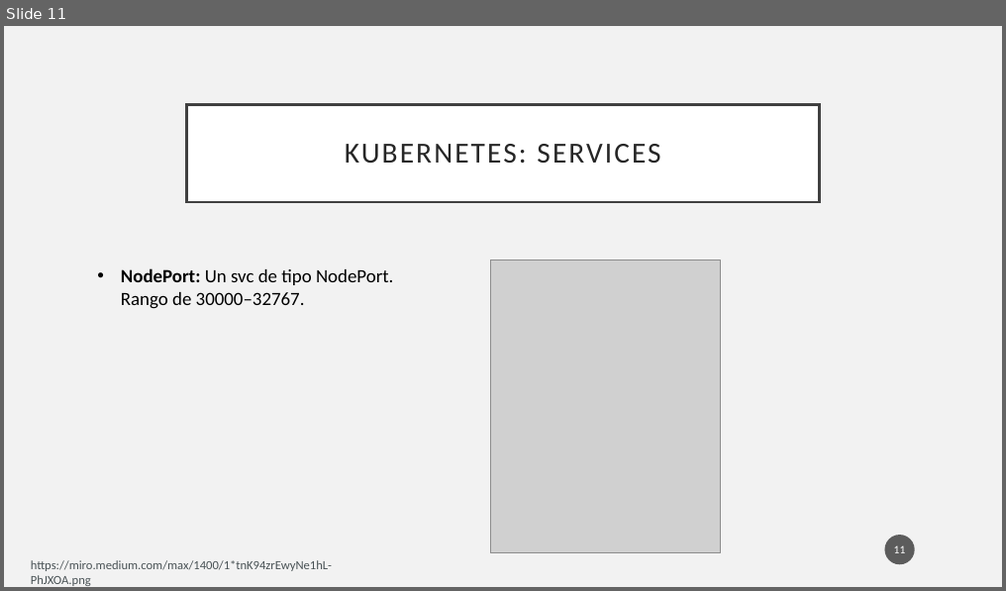
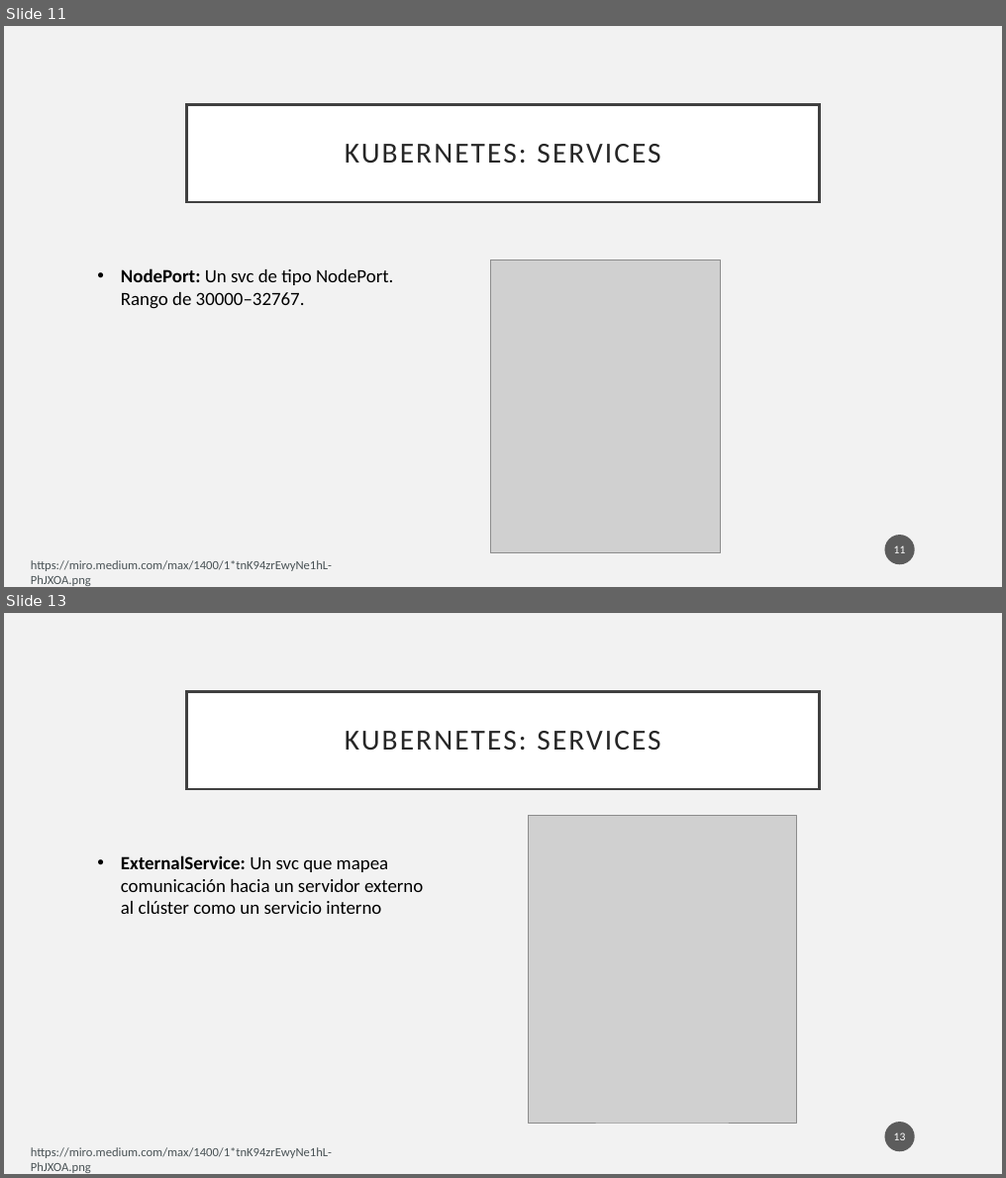
Before and after one commit to pablodevrzmz/python-docker-k8s-workshop, a slide deck: week 3/week_3.pptx. Shown one above the other, each under a label of ours: slide 11 before the commit, slides 11 and 13 after it; the slides between them are not shown. The pictures are 1006x591 and 1006x1178 pixels, drawn with LibreOffice and Linux fonts; fonts in the diff are those of the drawing; grey boxes stand for pictures. Boxes give left, top, right and bottom in pixels: in the first picture for what was removed or moved away, otherwise in the second. Text is boxed around its words. In the diff, an @@ line names an element or a change of style, - is before the commit and + after.

```diff
--- a/week 3/week_3.pptx
+++ b/week 3/week_3.pptx
@@ slide 13 added at [4,613,1002,1174], background #F2F2F2 @@
@@ title added at [187,691,819,789], fill #FFFFFF, outline #404040 2.5 pt, 28 pt, text #262626 @@
+KUBERNETES: SERVICES
@@ picture added at [528,816,796,1123] @@
@@ text added at [121,856,423,914], 18 pt, text #000000 @@
+• ExternalService: Un svc que mapea comunicación hacia un servidor externo al clúster como un servicio interno
@@ page number added at [885,1122,915,1152], fill #1D1D1D at 70% opacity, 11 pt, text #FFFFFF @@
+13
@@ text added at [31,1148,332,1173], 12 pt, text #4A5356 @@
+https://miro.medium.com/max/1400/1*tnK94zrEwyNe1hL-PhJXOA.png
```
Also in this commit, not shown: 12 other slides added, 27 slides removed, 13 other files.
